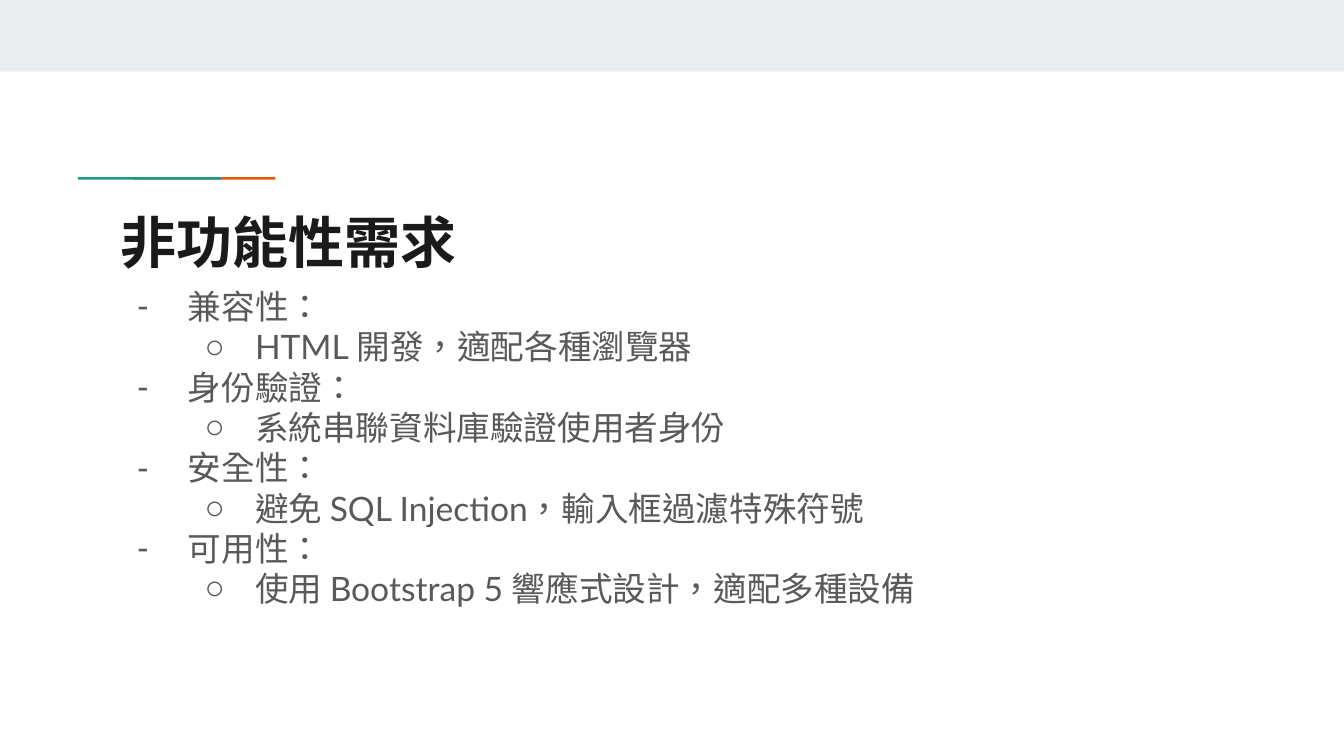
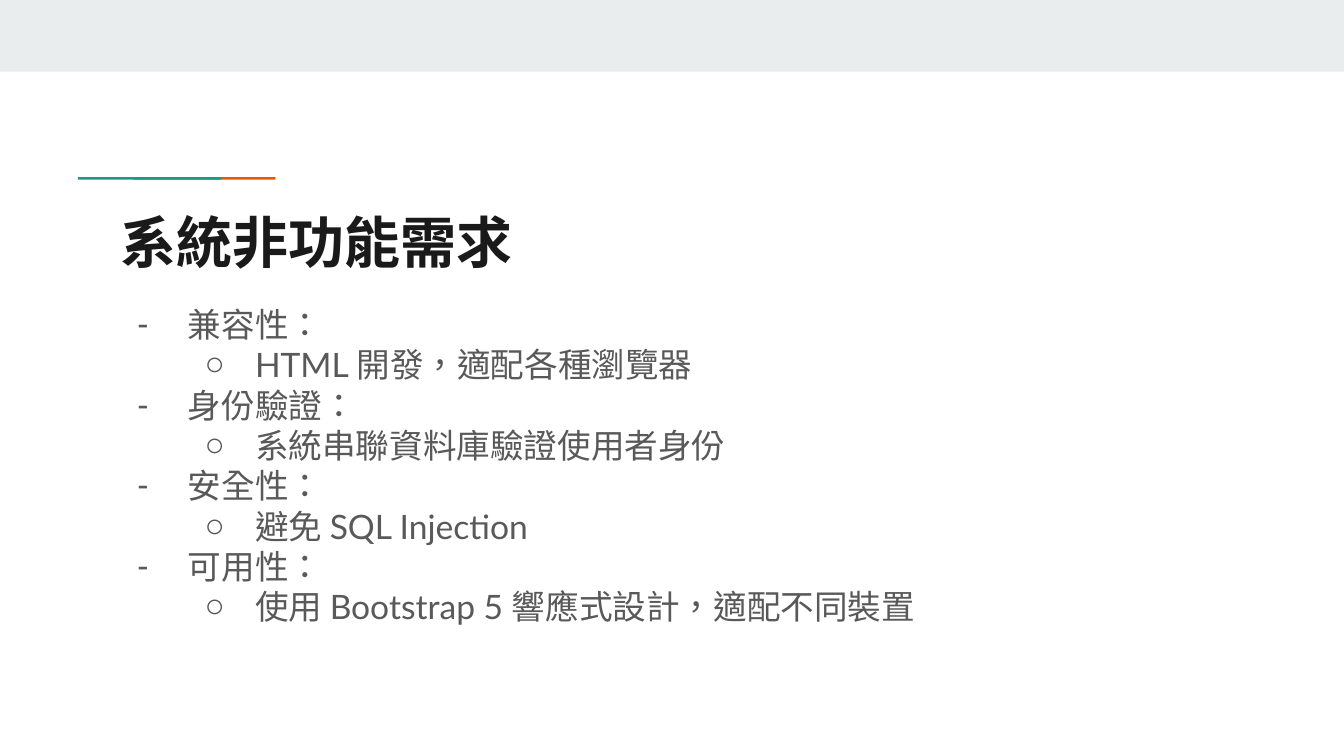
Before and after one commit to 2111518/Dormitory-repair-management-system, a slide deck: slide 9 of 期末報告.pptx. Drawn at 1344x756 pixels with LibreOffice and Linux fonts; fonts in the diff are those of the drawing. Boxes give left, top, right and bottom in pixels: in the first picture for what was removed or moved away, otherwise in the second. Text is boxed around its words. In the diff, an @@ line names an element or a change of style, - is before the commit and + after.

```diff
--- a/期末報告.pptx
+++ b/期末報告.pptx
@@ title at (121,215,513,269): text changed @@
-非功能性需求
+系統非功能需求
@@ text "兼容性：": place and size @@
-text "兼容性：" at (188,290,915,607)
+text "兼容性：" at (188,308,915,625)
@@ text at (255,511,528,545): text changed @@
-  ○ 避免 SQL Injection，輸入框過濾特殊符號
+  ○ 避免 SQL Injection
@@ text at (255,590,915,625): text changed @@
-  ○ 使用 Bootstrap 5 響應式設計，適配多種設備
+  ○ 使用 Bootstrap 5 響應式設計，適配不同裝置
```
Also in this commit, not shown: 10 other slides changed, 2 slides added, 1 slide removed.
